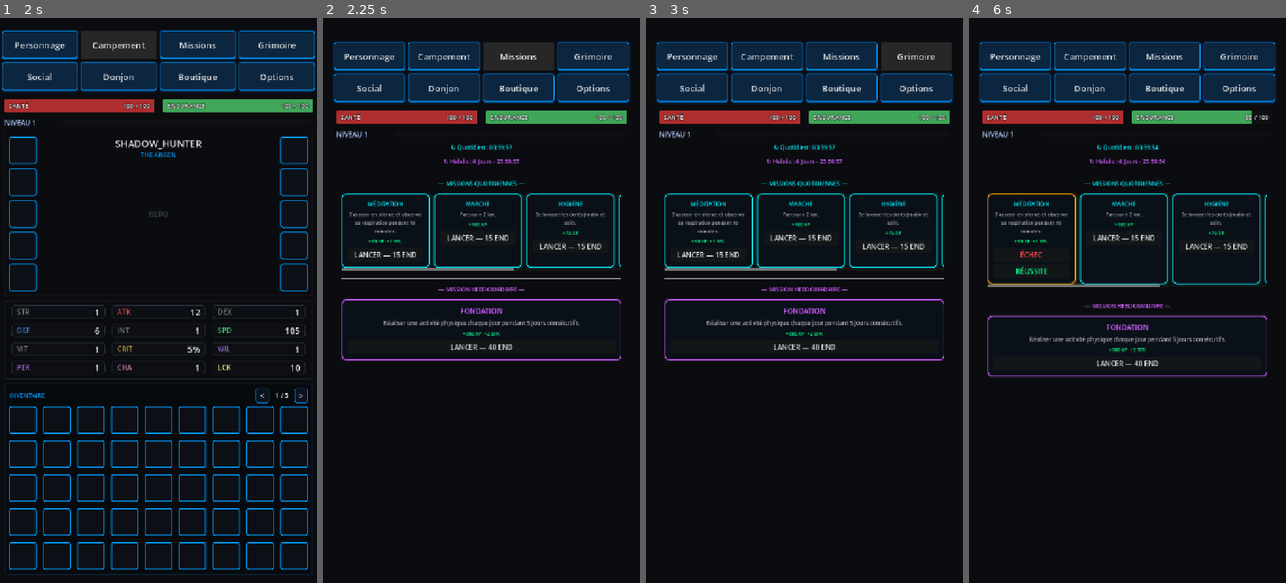
Above: before the commit, frames 1-4 (left to right).
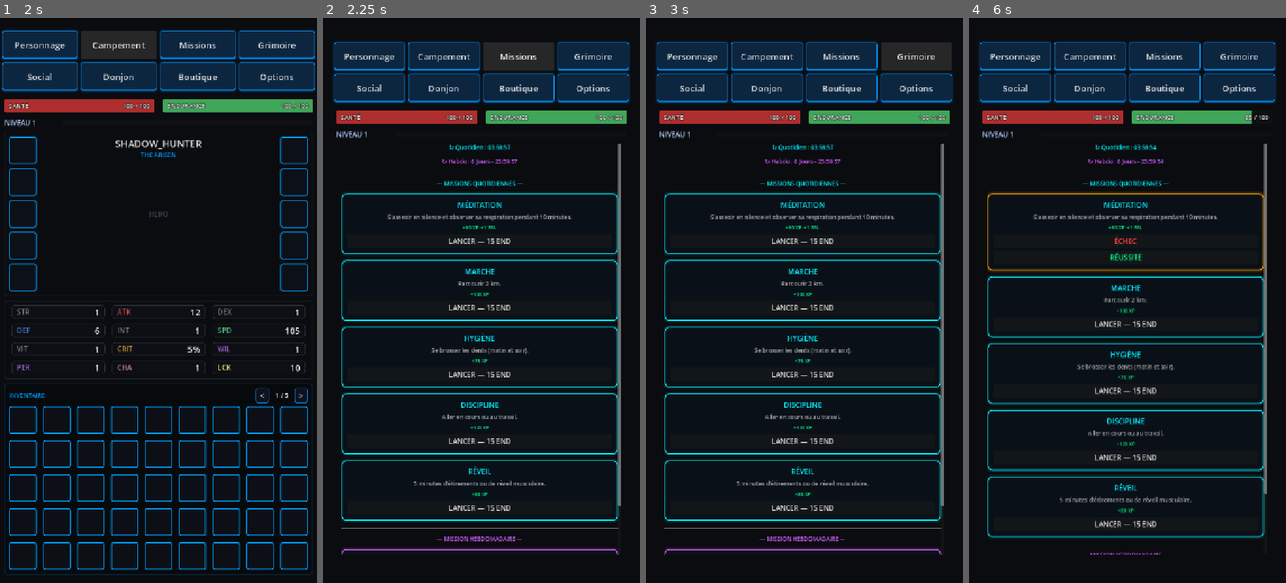
Above: after the commit, the same moments.

Repository: Argoht/Jeu
Game: Godot game, scene res://Scenes/main_scene.tscn
Two runs of this game, one before a commit and one after it. Both use one fixed random seed, a clock stepped at 60 frames per second and the inputs below. This scene is started directly instead of the project's main scene.
Inputs:
- Up to frame 1 (2 s): click "Personnage" at 0.5 s; click "Campement" at 1.25 s
- Up to frame 2 (2.25 s): click "Missions" at 2 s
- Up to frame 3 (3 s): click "Grimoire" at 2.75 s
- Up to frame 4 (6 s): click "Social" at 3.5 s; click "Donjon" at 4.25 s; click "Boutique" at 5 s; click "LANCER — 15 END" at 5.75 s

Frame 1 is identical in both runs. In frame 2, 9.7% of the frame differs, in the area x 5-94%, y 22-95%; in frame 3, 9.7%; in frame 4, 11%.

Commit message:
fix: remplace carousel horizontal par liste verticale scrollable
Supprime le carousel gauche-droite, toutes les missions quotidiennes
s'affichent maintenant en liste verticale comme les hebdomadaires.
Le scroll se fait de haut en bas avec le doigt.

https://claude.ai/code/session_019T2txxZBcmxeHzpZfuDRYS

Diff:
--- a/jeu/Scripts/MissionsUI.gd
+++ b/jeu/Scripts/MissionsUI.gd
@@ -3,7 +3,6 @@
 var _vbox: VBoxContainer
 var _timer_acc: float = 0.0
 
-const DAILY_CARD_W := 200
 
 func _ready():
 	size_flags_horizontal = Control.SIZE_EXPAND_FILL
@@ -45,7 +44,15 @@
 	_vbox.add_child(t_weekly)
 
 	_add_section_header("MISSIONS QUOTIDIENNES", Color("#00f2ff"))
-	_vbox.add_child(_build_daily_carousel())
+	if GlobalEngine.available_missions.is_empty():
+		var empty = Label.new()
+		empty.text = "Missions épuisées."
+		empty.horizontal_alignment = HORIZONTAL_ALIGNMENT_CENTER
+		empty.add_theme_color_override("font_color", Color("#555555"))
+		_vbox.add_child(empty)
+	else:
+		for m in GlobalEngine.available_missions:
+			_vbox.add_child(_create_card(m, false))
 
 	_add_section_header("MISSION HEBDOMADAIRE", Color("#d15cff"))
 	if GlobalEngine.available_weekly_missions.is_empty():
@@ -56,28 +63,8 @@
 		_vbox.add_child(empty)
 	else:
 		for m in GlobalEngine.available_weekly_missions:
-			_vbox.add_child(_create_card(m, true, 0))
+			_vbox.add_child(_create_card(m, true))
 
-func _build_daily_carousel() -> ScrollContainer:
-	var hscroll = ScrollContainer.new()
-	hscroll.size_flags_horizontal = Control.SIZE_EXPAND_FILL
-	hscroll.vertical_scroll_mode = ScrollContainer.SCROLL_MODE_DISABLED
-	hscroll.scroll_horizontal_custom_step = DAILY_CARD_W
-
-	var hbox = HBoxContainer.new()
-	hbox.add_theme_constant_override("separation", 10)
-	hscroll.add_child(hbox)
-
-	if GlobalEngine.available_missions.is_empty():
-		var empty = Label.new()
-		empty.text = "Missions épuisées."
-		empty.add_theme_color_override("font_color", Color("#555555"))
-		hbox.add_child(empty)
-	else:
-		for m in GlobalEngine.available_missions:
-			hbox.add_child(_create_card(m, false, DAILY_CARD_W))
-
-	return hscroll
 
 func _add_section_header(text: String, color: Color):
 	_vbox.add_child(HSeparator.new())
@@ -88,13 +75,10 @@
 	l.add_theme_font_size_override("font_size", 13)
 	_vbox.add_child(l)
 
-func _create_card(m_dict: Dictionary, is_weekly: bool, card_width: int) -> PanelContainer:
+func _create_card(m_dict: Dictionary, is_weekly: bool) -> PanelContainer:
 	var m_data = GlobalEngine.all_missions.get(m_dict.id)
 	var card = PanelContainer.new()
-	if card_width > 0:
-		card.custom_minimum_size = Vector2(card_width, 0)
-	else:
-		card.size_flags_horizontal = Control.SIZE_EXPAND_FILL
+	card.size_flags_horizontal = Control.SIZE_EXPAND_FILL
 
 	if not m_data:
 		return card
@@ -131,7 +115,7 @@
 	var title = Label.new()
 	title.text = m_data.title.to_upper()
 	title.horizontal_alignment = HORIZONTAL_ALIGNMENT_CENTER
-	title.add_theme_font_size_override("font_size", 13 if card_width > 0 else 16)
+	title.add_theme_font_size_override("font_size", 16)
 	title.add_theme_color_override("font_color", Color("#00f2ff") if not is_weekly else Color("#d15cff"))
 	title.autowrap_mode = TextServer.AUTOWRAP_WORD
 	v.add_child(title)
@@ -140,7 +124,7 @@
 	desc.text = m_data.description
 	desc.horizontal_alignment = HORIZONTAL_ALIGNMENT_CENTER
 	desc.autowrap_mode = TextServer.AUTOWRAP_WORD
-	desc.add_theme_font_size_override("font_size", 11 if card_width > 0 else 13)
+	desc.add_theme_font_size_override("font_size", 13)
 	desc.add_theme_color_override("font_color", Color(0.68, 0.68, 0.68))
 	v.add_child(desc)
 
